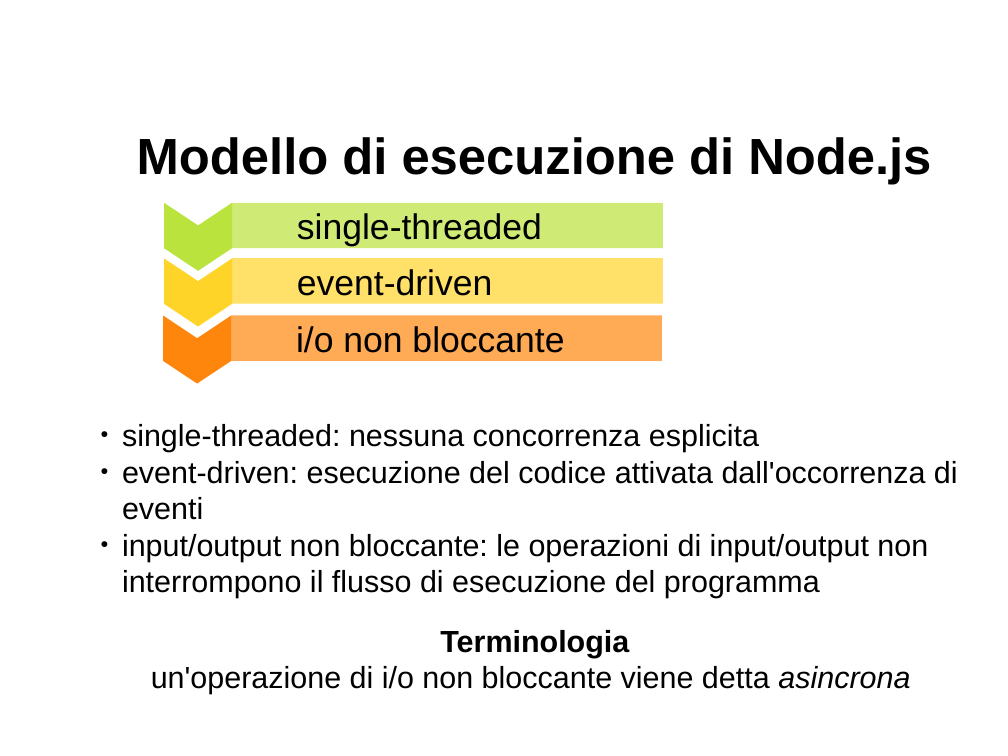
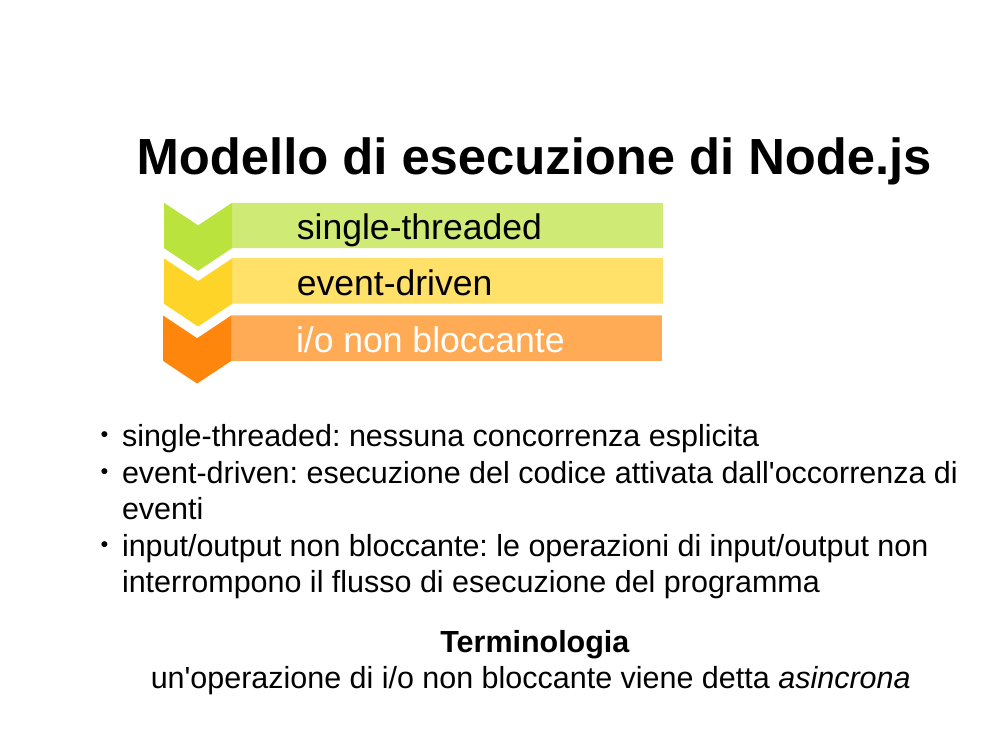
Before and after one commit to davideancona/minicorsiRAISE, a slide deck: slide 7 of iot/NodeJs1_Ancona.pptx. Drawn at 1008x756 pixels with LibreOffice and Linux fonts; fonts in the diff are those of the drawing. Boxes give left, top, right and bottom in pixels: in the first picture for what was removed or moved away, otherwise in the second. Text is boxed around its words. In the diff, an @@ line names an element or a change of style, - is before the commit and + after.

```diff
--- a/iot/NodeJs1_Ancona.pptx
+++ b/iot/NodeJs1_Ancona.pptx
@@ rounded rectangle "i/o non bloccante" at box(231, 316, 662, 361): text colour #000000 to #FFFFFF @@
```
Also in this commit, not shown: 4 other files.
